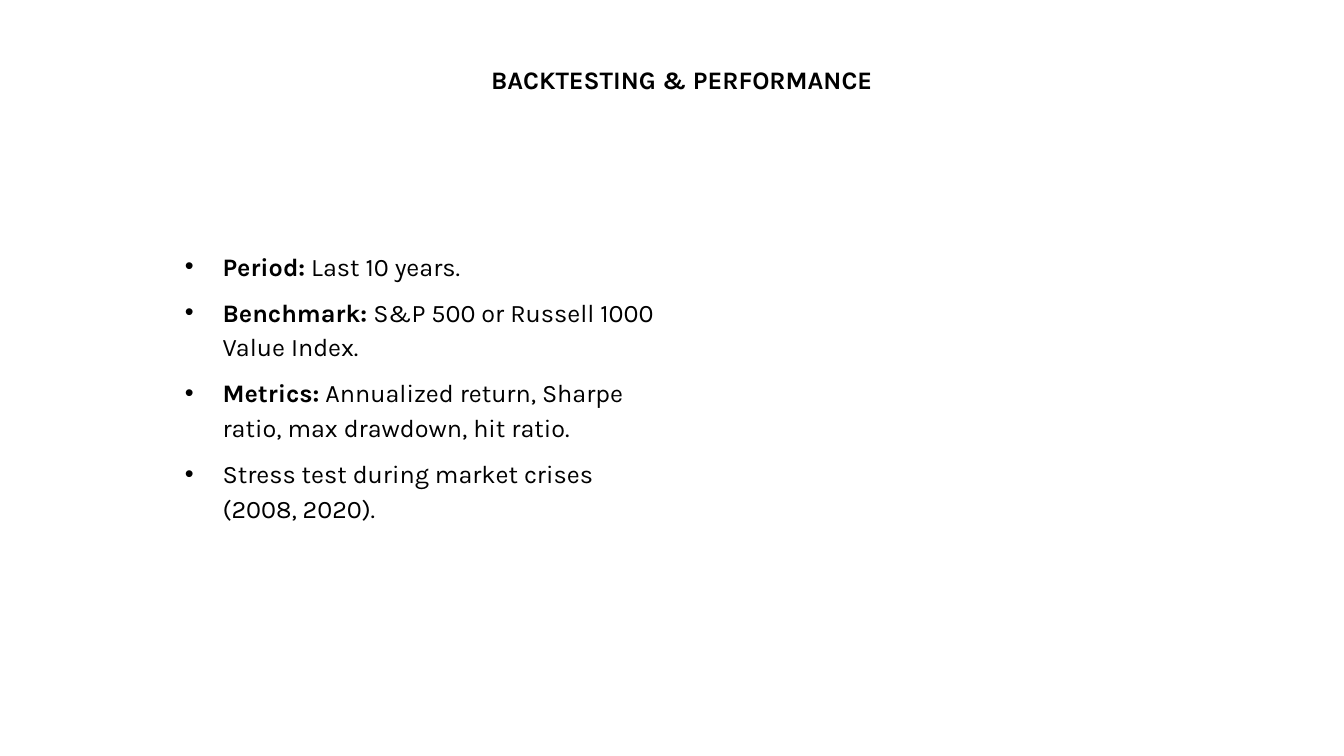
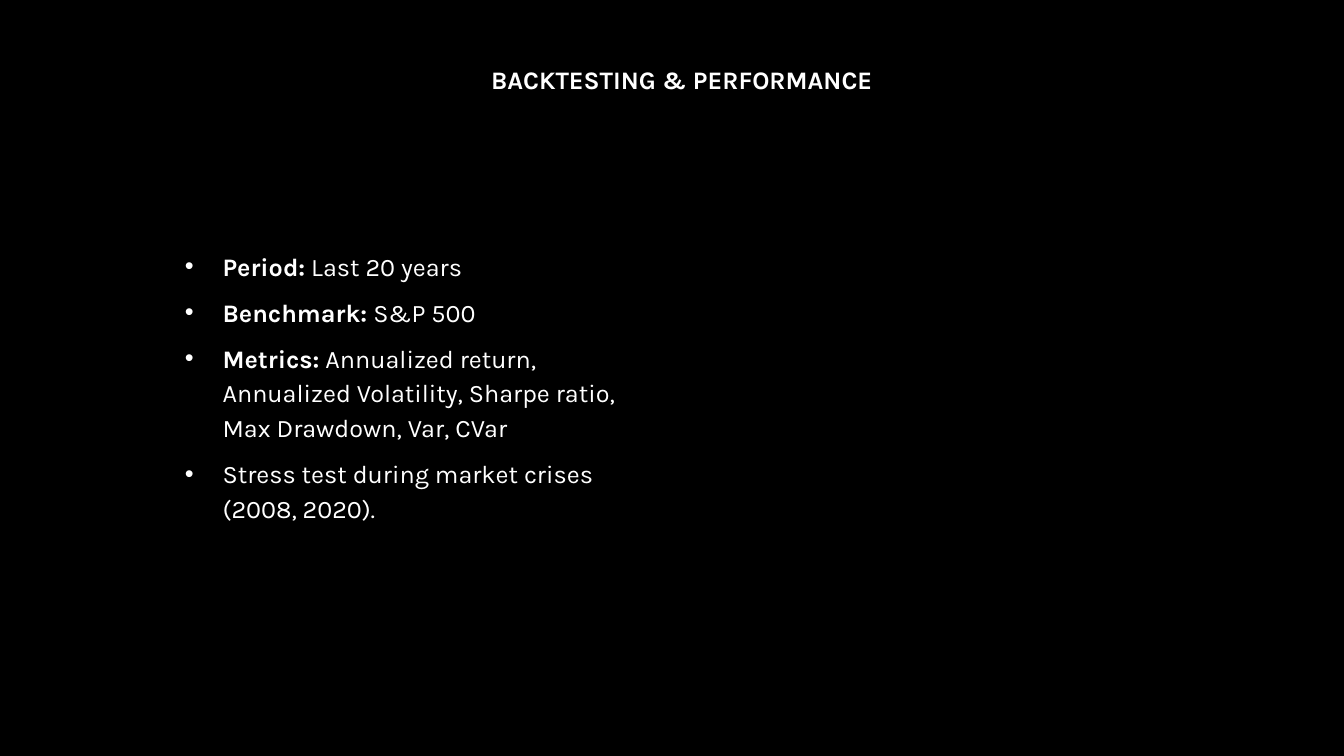
Before and after one commit to GeorgeMoschovis/Value-Quality-Momentum-Strategy, a slide deck: slide 8 of Presentation/Strategy_Pitch (2).pptx. Drawn at 1344x756 pixels with LibreOffice and Linux fonts; fonts in the diff are those of the drawing. Boxes give left, top, right and bottom in pixels: in the first picture for what was removed or moved away, otherwise in the second. Text is boxed around its words. In the diff, an @@ line names an element or a change of style, - is before the commit and + after.

```diff
--- a/Presentation/Strategy_Pitch (2).pptx
+++ b/Presentation/Strategy_Pitch (2).pptx
@@ background #FFFFFF to #000000 @@
@@ text "BACKTESTING & PERFORMANCE" at <box>491,72,872,90</box>: text colour #000000 to #FFFFFF @@
@@ text at <box>223,258,615,440</box>: text changed; text colour #000000 to #FFFFFF @@
-• Period: Last 10 years.
-• Benchmark: S&P 500 or Russell 1000 Value Index.
-• Metrics: Annualized return, Sharpe ratio, max drawdown, hit ratio.
+• Period: Last 20 years
+• Benchmark: S&P 500
+• Metrics: Annualized return, Annualized Volatility, Sharpe ratio, Max Drawdown, Var, CVar
@@ text at <box>223,465,593,521</box>: text colour #000000 to #FFFFFF in "Stress test during market crises (2008, 2020)." @@
```
Also in this commit, not shown: 8 other slides changed, 3 slides added, 6 other files.
